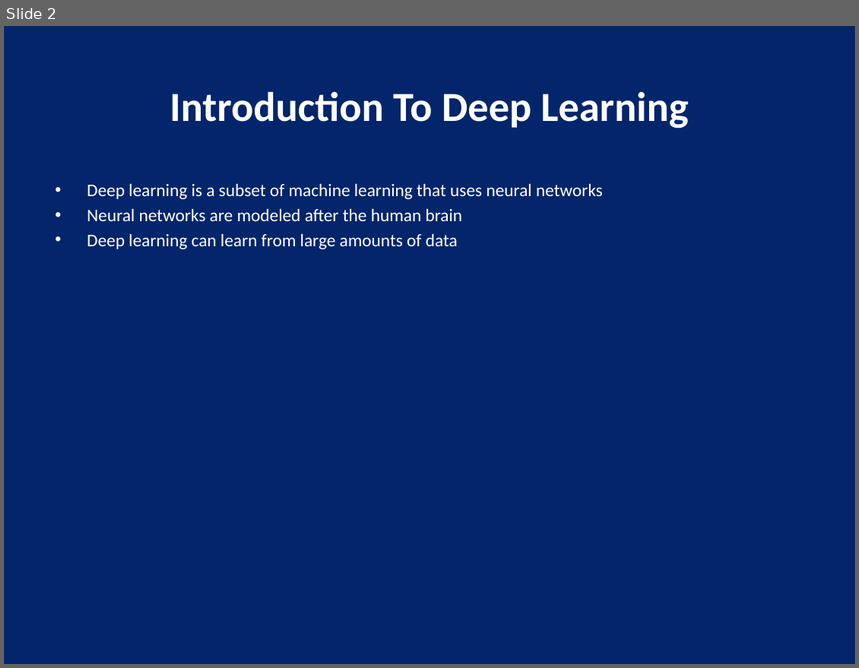
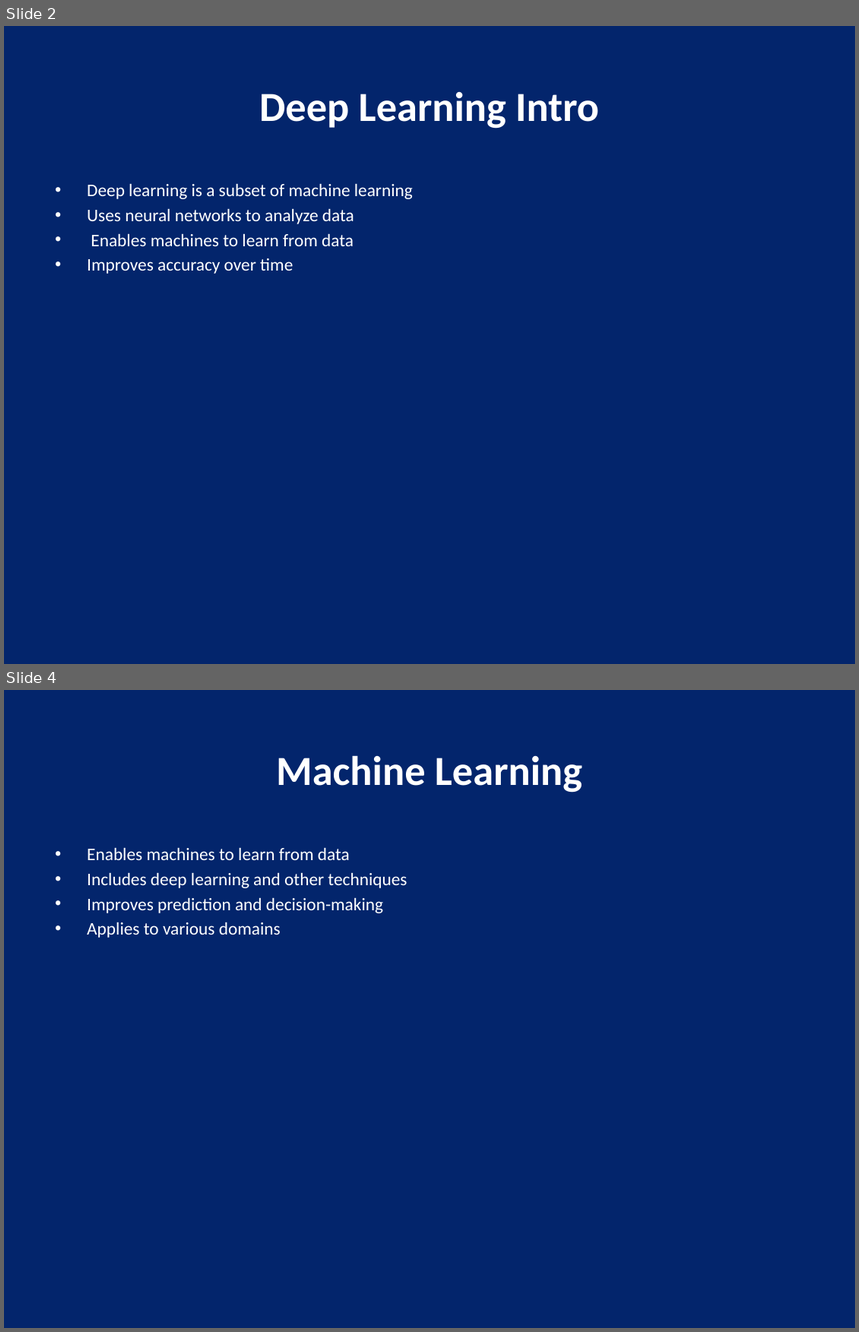
Before and after one commit to Shanaaz-77/auto_ppt_agent, a slide deck: generated_ppts/deep_learning_presentation.pptx. Shown one above the other, each under a label of ours: slide 2 before the commit, slides 2 and 4 after it; the slides between them are not shown. The pictures are 859x668 and 859x1332 pixels, drawn with LibreOffice and Linux fonts; fonts in the diff are those of the drawing. Boxes give left, top, right and bottom in pixels: in the first picture for what was removed or moved away, otherwise in the second. Text is boxed around its words. In the diff, an @@ line names an element or a change of style, - is before the commit and + after.

```diff
--- a/generated_ppts/deep_learning_presentation.pptx
+++ b/generated_ppts/deep_learning_presentation.pptx
@@ slide 4 added at [4, 690, 855, 1328], background #03256C @@
@@ title added at [276, 755, 582, 793], 35 pt, text #FFFFFF, bold @@
+Machine Learning
@@ text added at [87, 847, 407, 938], 15 pt, text #FFFFFF @@
+• Enables machines to learn from data
+• Includes deep learning and other techniques
+• Improves prediction and decision-making
+• Applies to various domains
@@ slide 2 changed as well @@
@@ title at [259, 92, 599, 129]: text changed @@
-Introduction To Deep Learning
+Deep Learning Intro
@@ text at [87, 183, 413, 274]: text changed @@
-• Deep learning is a subset of machine learning that uses neural networks
-• Neural networks are modeled after the human brain
-• Deep learning can learn from large amounts of data
+• Deep learning is a subset of machine learning
+• Uses neural networks to analyze data
+• Enables machines to learn from data
+• Improves accuracy over time
```
Also in this commit, not shown: 3 other slides changed, 1 other slide added, 2 slides removed, 1 other file.
